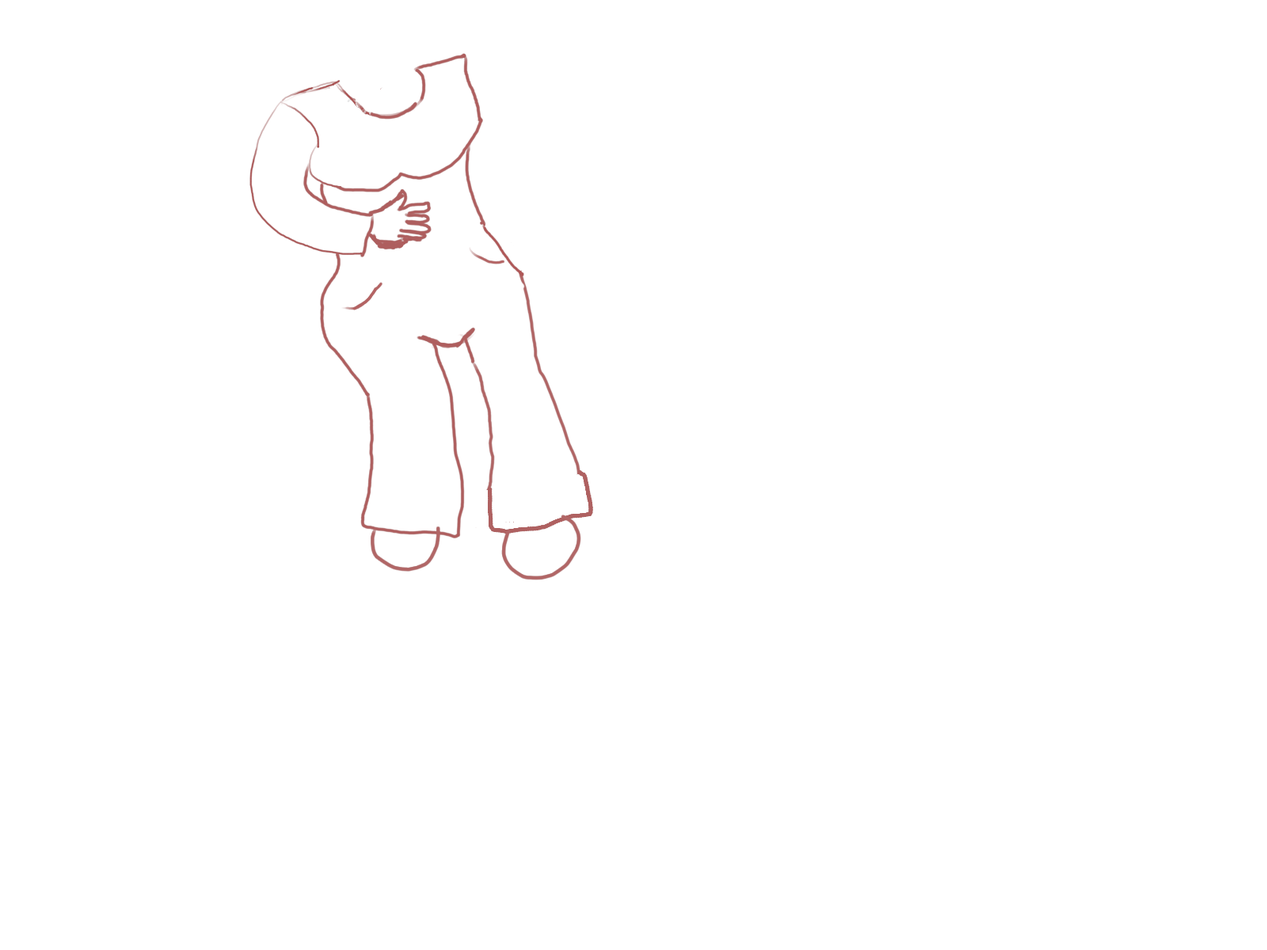
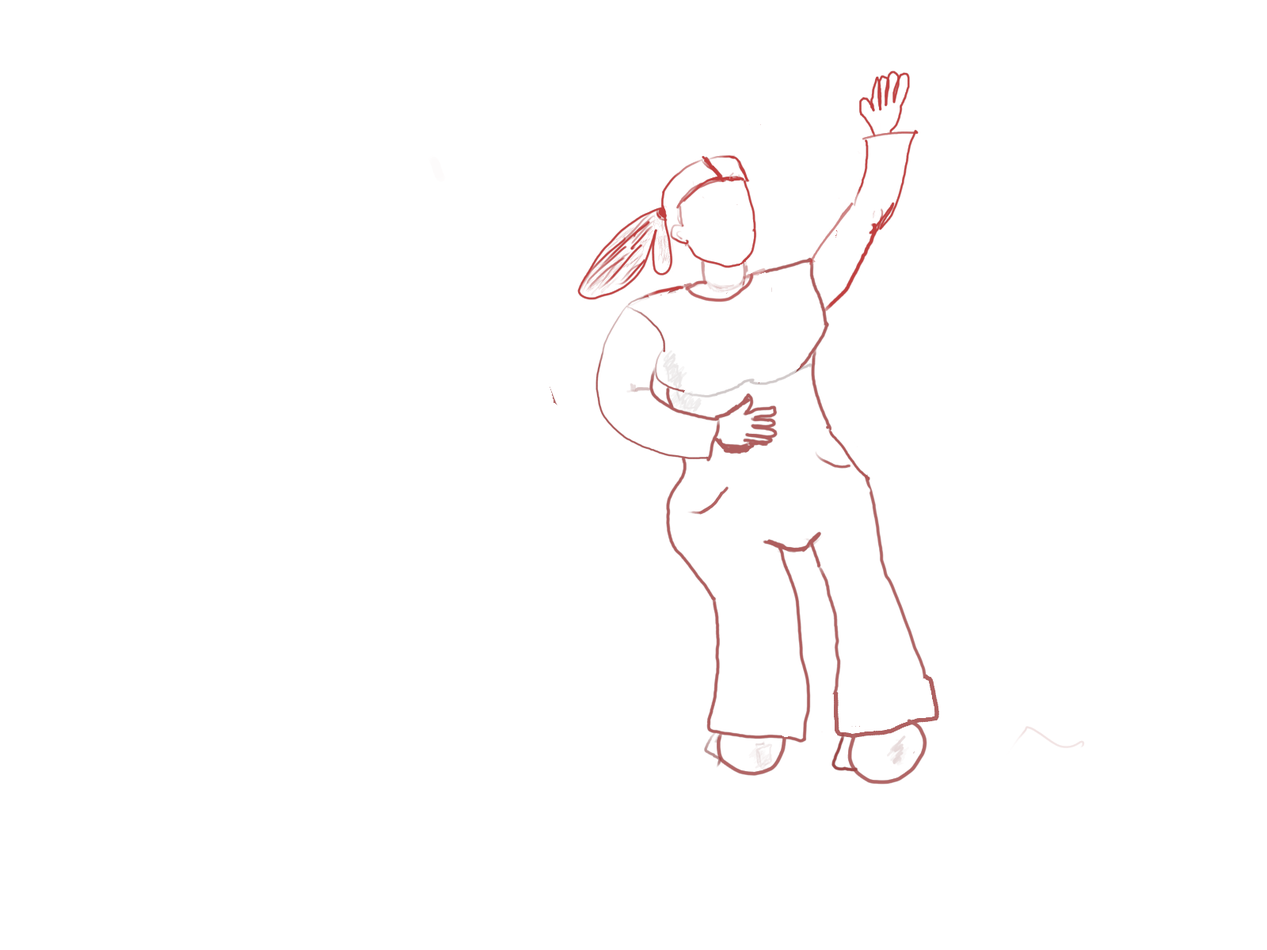
The second 1267px x 950px image is a revision of the first. Changes to its layers:
added layer "Layer 13(pasted)" above "Layer 3" over [249, 53, 1085, 785]
